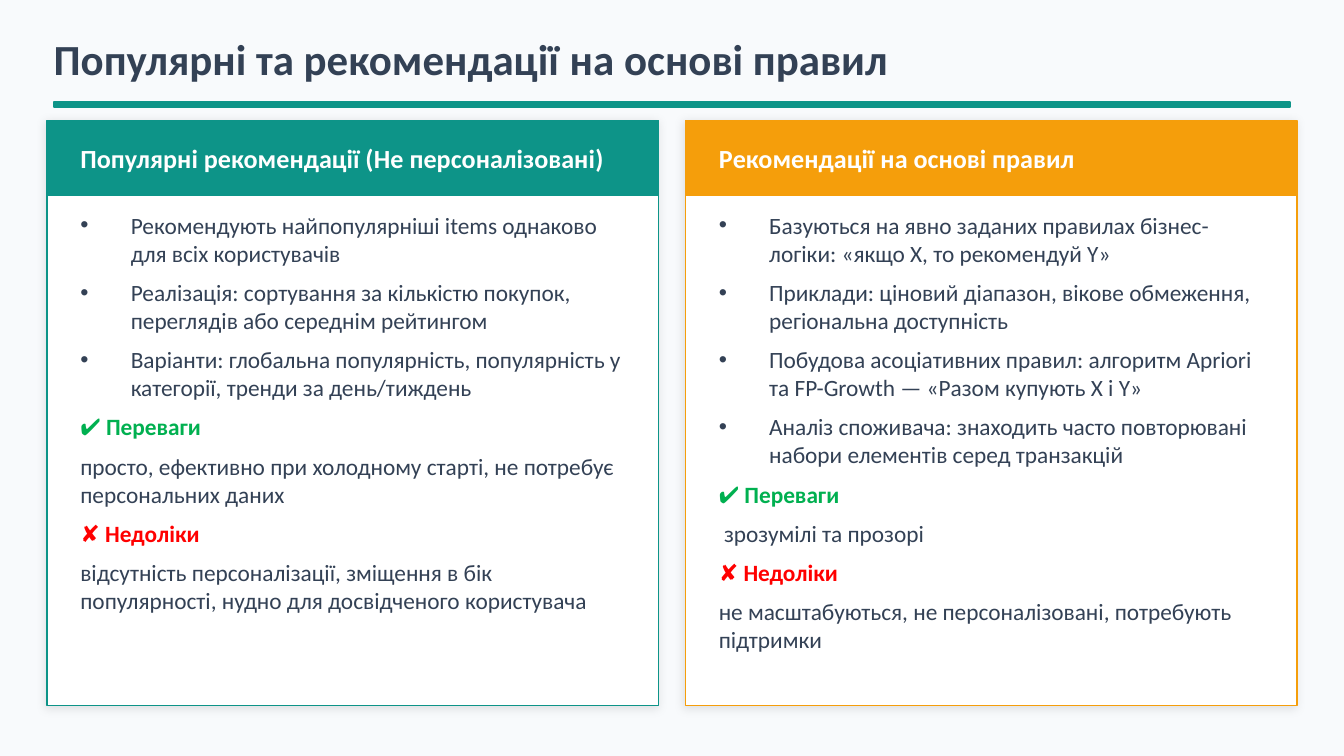
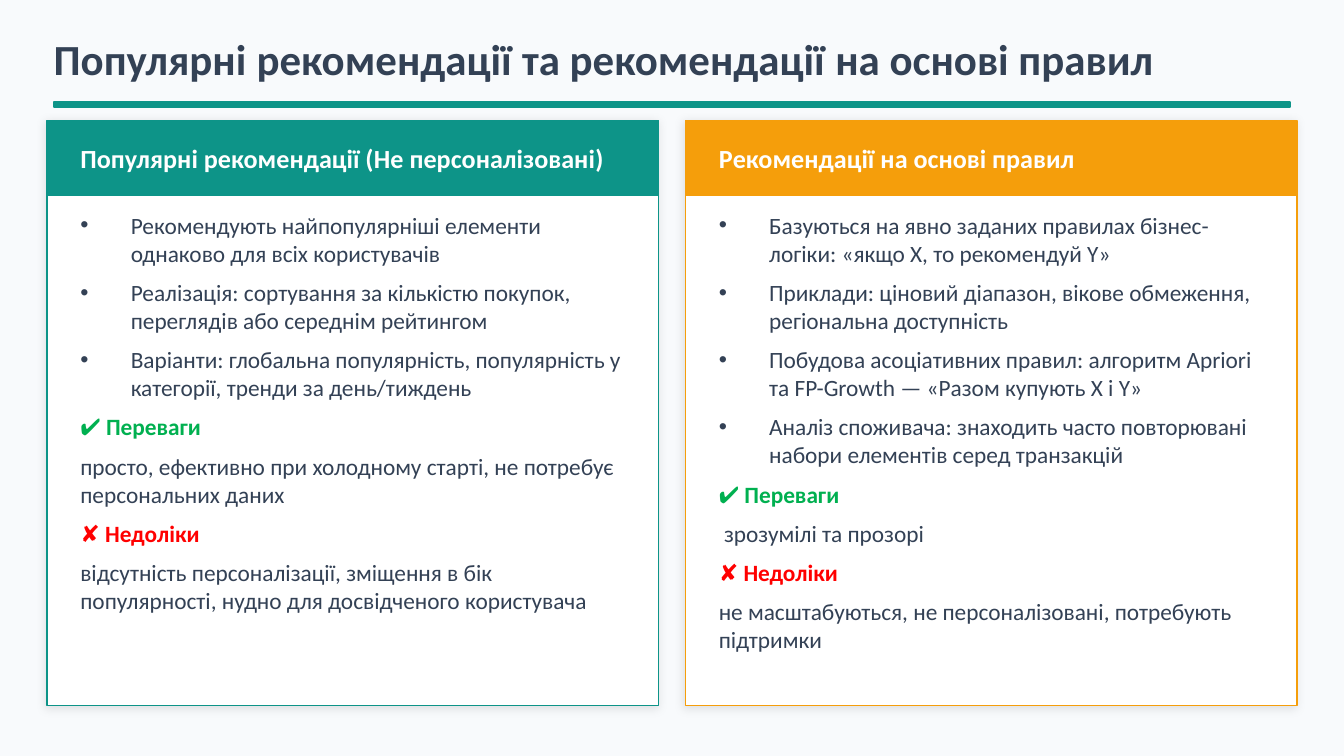
Before and after one commit to BohdanRomaniuk/IAC-Group-Recommender, a slide deck: slide 8 of docs/Presentation - Recommendation Systems. Theoretical Approaches.pptx. Drawn at 1344x756 pixels with LibreOffice and Linux fonts; fonts in the diff are those of the drawing. Boxes give left, top, right and bottom in pixels: in the first picture for what was removed or moved away, otherwise in the second. Text is boxed around its words. In the diff, an @@ line names an element or a change of style, - is before the commit and + after.

```diff
--- a/docs/Presentation - Recommendation Systems. Theoretical Approaches.pptx
+++ b/docs/Presentation - Recommendation Systems. Theoretical Approaches.pptx
@@ text at box(54, 45, 1153, 82): text changed @@
-Популярні та рекомендації на основі правил
+Популярні рекомендації та рекомендації на основі правил
@@ text at box(131, 218, 541, 266): text changed @@
-• Рекомендують найпопулярніші items однаково для всіх користувачів
+• Рекомендують найпопулярніші елементи однаково для всіх користувачів
```
Also in this commit, not shown: 11 other slides changed.
